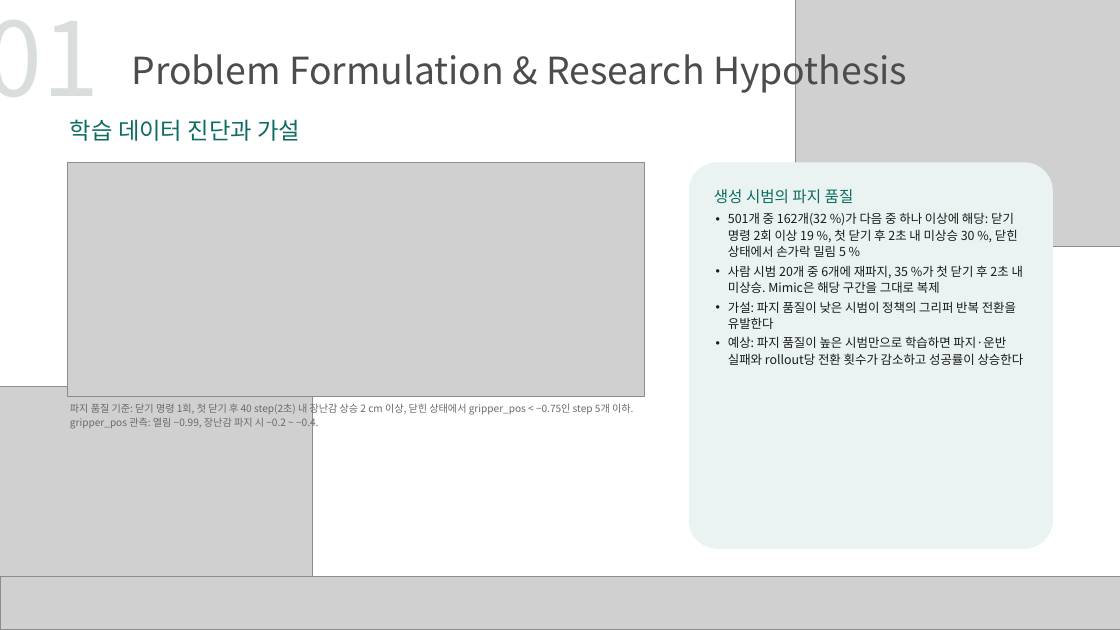
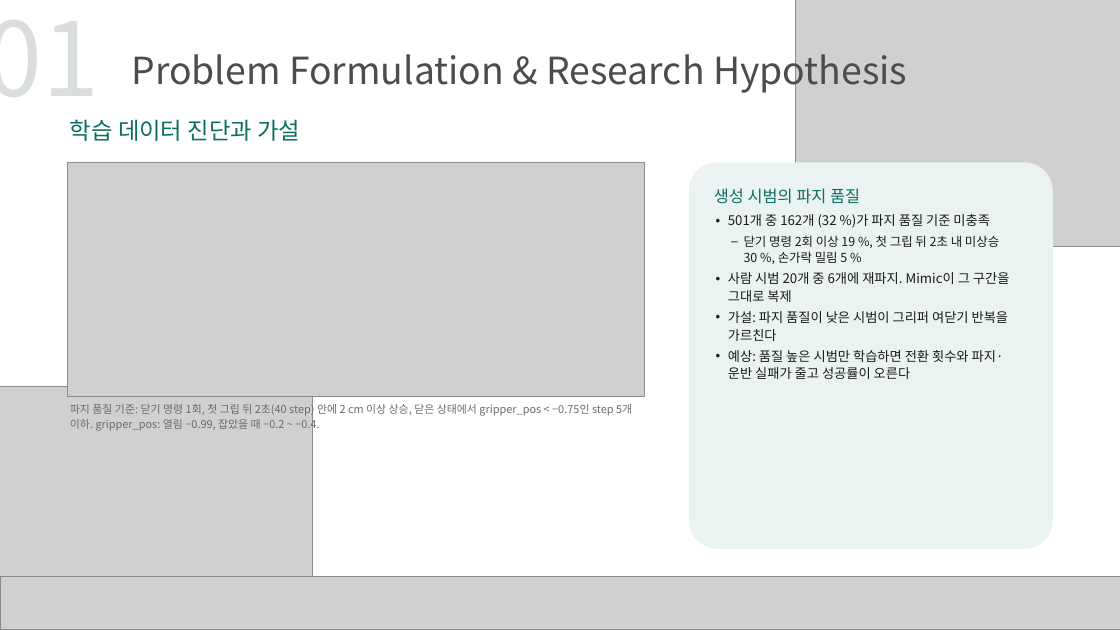
Before and after one commit to Epinephrine00/roboticsSim_1103work_team9, a slide deck: slide 5 of analysis/로보틱스시뮬레이션_과제2_9조.pptx. Drawn at 1120x630 pixels with LibreOffice and Linux fonts; fonts in the diff are those of the drawing; grey boxes stand for pictures. Boxes give left, top, right and bottom in pixels: in the first picture for what was removed or moved away, otherwise in the second. Text is boxed around its words. In the diff, an @@ line names an element or a change of style, - is before the commit and + after.

Commit message:
발표 자료 수정: 지표 이름 정리, 글자 크기 상향, 표 열 너비 조정
- 결과 표의 지표 이름을 정의와 함께 적음(첫 그립 후 상승, 재파지 성공률, 재파지 후 성공 / 전체 성공, 그리퍼 여닫기 횟수)
- 본문 17 pt, 표 15 pt로 상향, 결과 표 열 너비 조정, '감사합니다' 장을 부록 앞으로
- README와 분석 노트에 발표 자료와 노트 사이 용어 대응 추가
- 수치와 결론은 변경 없음

```diff
--- a/analysis/로보틱스시뮬레이션_과제2_9조.pptx
+++ b/analysis/로보틱스시뮬레이션_과제2_9조.pptx
@@ text in rounded rectangle at (714,188,860,204): size 20 to 21 pt in "생성 시범의 파지 품질" @@
@@ text in rounded rectangle at (728,214,1010,379): text changed; size 16 to 17 pt @@
-• 501개 중 162개(32 %)가 다음 중 하나 이상에 해당: 닫기 명령 2회 이상 19 %, 첫 닫기 후 2초 내 미상승 30 %, 닫힌 상태에서 손가락 밀림 5 %
-• 사람 시범 20개 중 6개에 재파지, 35 %가 첫 닫기 후 2초 내 미상승. Mimic은 해당 구간을 그대로 복제
-• 가설: 파지 품질이 낮은 시범이 정책의 그리퍼 반복 전환을 유발한다
-• 예상: 파지 품질이 높은 시범만으로 학습하면 파지·운반 실패와 rollout당 전환 횟수가 감소하고 성공률이 상승한다
+• 501개 중 162개 (32 %)가 파지 품질 기준 미충족
+– 닫기 명령 2회 이상 19 %, 첫 그립 뒤 2초 내 미상승 30 %, 손가락 밀림 5 %
+• 사람 시범 20개 중 6개에 재파지. Mimic이 그 구간을 그대로 복제
+• 가설: 파지 품질이 낮은 시범이 그리퍼 여닫기 반복을 가르친다
+• 예상: 품질 높은 시범만 학습하면 전환 횟수와 파지·운반 실패가 줄고 성공률이 오른다
@@ text at (70,402,632,431): text changed; size 13 to 14 pt @@
-파지 품질 기준: 닫기 명령 1회, 첫 닫기 후 40 step(2초) 내 장난감 상승 2 cm 이상, 닫힌 상태에서 gripper_pos < −0.75인 step 5개 이하. gripper_pos 관측: 열림 −0.99, 장난감 파지 시 −0.2 ~ −0.4.
+파지 품질 기준: 닫기 명령 1회, 첫 그립 뒤 2초(40 step) 안에 2 cm 이상 상승, 닫은 상태에서 gripper_pos < −0.75인 step 5개 이하. gripper_pos: 열림 −0.99, 잡았을 때 −0.2 ~ −0.4.
```
Also in this commit, not shown: 9 other slides changed, 3 other files.
